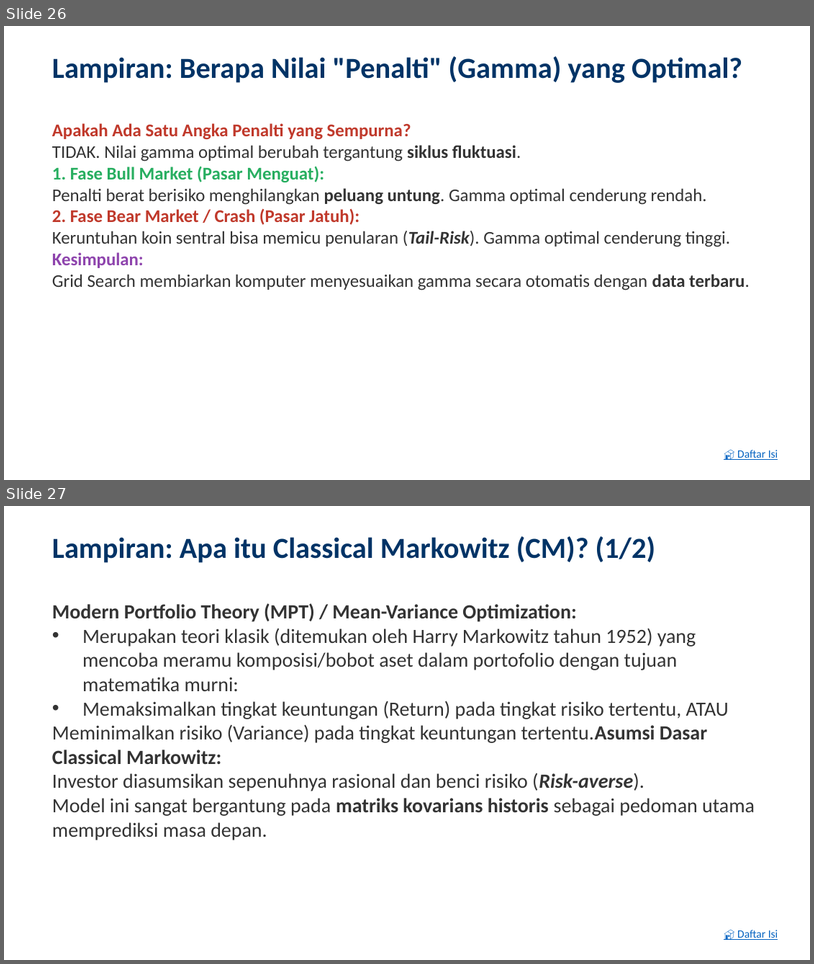
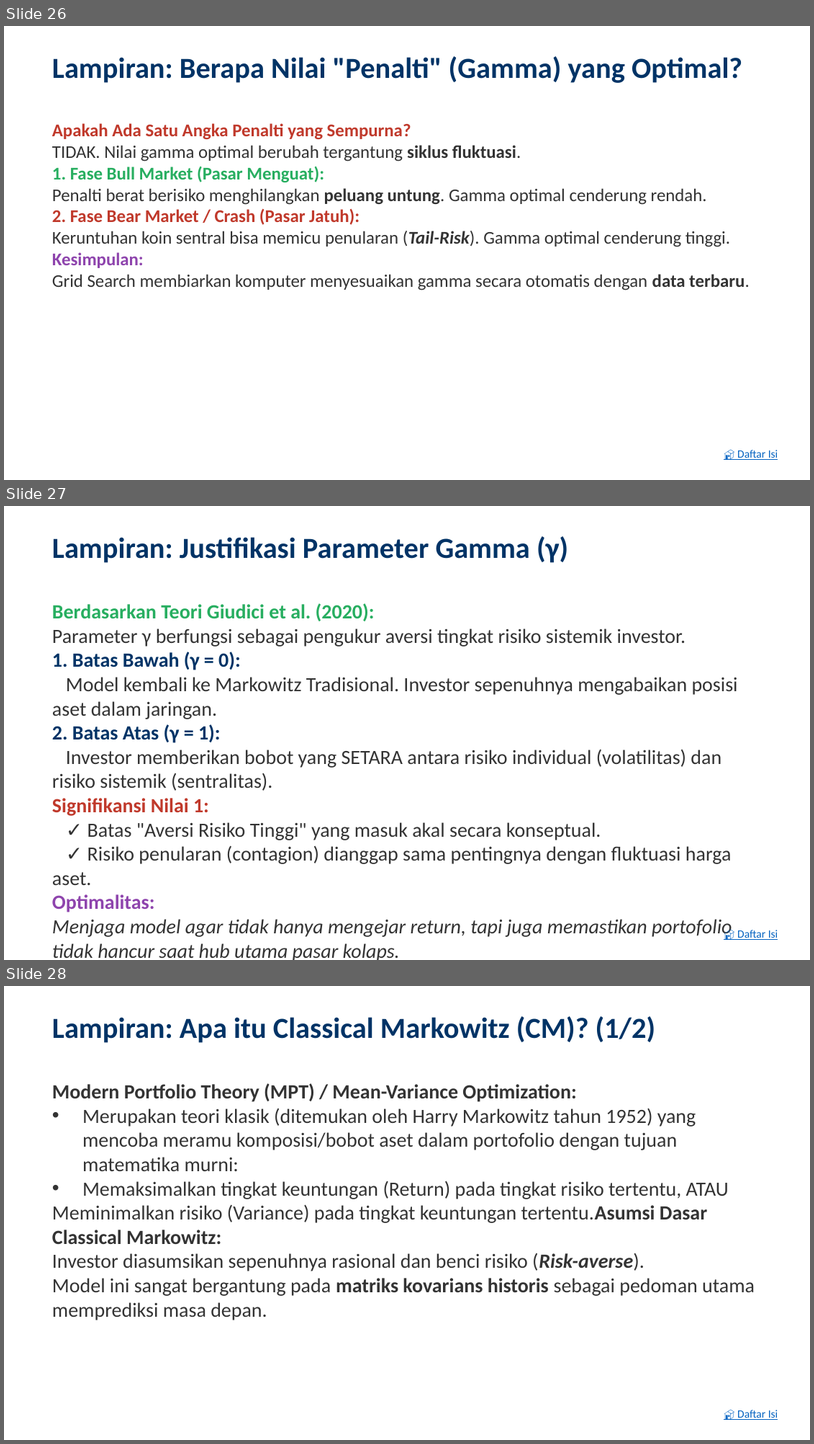
Before and after one commit to ragilrojo/RepoThesis, a slide deck: Presentasi_Proposal_Update.pptx. Shown one above the other, each under a label of ours: slides 26 and 27 before the commit, slides 26, 27 and 28 after it. The pictures are 814x964 and 814x1444 pixels, drawn with LibreOffice and Linux fonts; fonts in the diff are those of the drawing. Boxes give left, top, right and bottom in pixels: in the first picture for what was removed or moved away, otherwise in the second. Text is boxed around its words. In the diff, an @@ line names an element or a change of style, - is before the commit and + after.

Commit message:
feat: add Gamma parameter justification slide and update TOC 2

```diff
--- a/Presentasi_Proposal_Update.pptx
+++ b/Presentasi_Proposal_Update.pptx
@@ slide 27 added at (4, 506, 810, 960), background #FFFFFF @@
@@ text added at (52, 536, 568, 563), 26 pt, text #003366, bold @@
+Lampiran: Justifikasi Parameter Gamma (γ)
@@ text added at (52, 603, 738, 960), 18 pt, text #333333 @@
+Berdasarkan Teori Giudici et al. (2020):
+Parameter γ berfungsi sebagai pengukur aversi tingkat risiko sistemik investor.
+1. Batas Bawah (γ = 0):
+Model kembali ke Markowitz Tradisional. Investor sepenuhnya mengabaikan posisi aset dalam jaringan.
+2. Batas Atas (γ = 1):
+Investor memberikan bobot yang SETARA antara risiko individual (volatilitas) dan risiko sistemik (sentralitas).
+Signifikansi Nilai 1:
+✓ Batas "Aversi Risiko Tinggi" yang masuk akal secara konseptual.
+✓ Risiko penularan (contagion) dianggap sama pentingnya dengan fluktuasi harga aset.
+Optimalitas:
+Menjaga model agar tidak hanya mengejar return, tapi juga memastikan portofolio tidak hancur saat hub utama pasar kolaps.
@@ text added at (738, 929, 779, 939), 10 pt, text #0563C1, underline @@
+🏠 Daftar Isi
@@ what was slide 27 is now slide 28 @@
```
Also in this commit, not shown: 1 slide changed, 1 other file.
